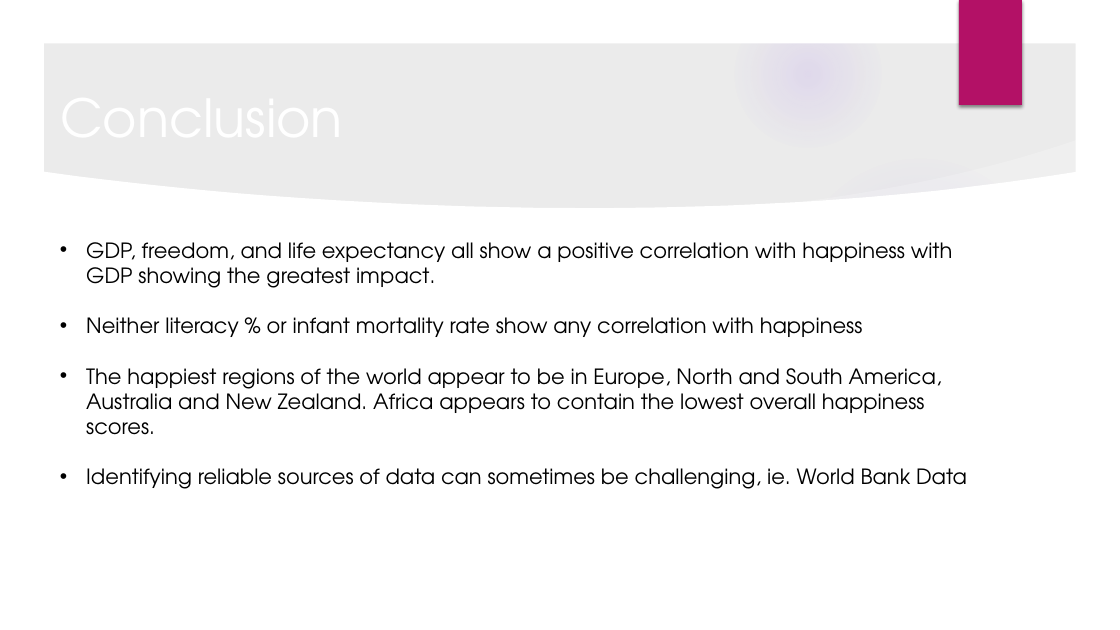
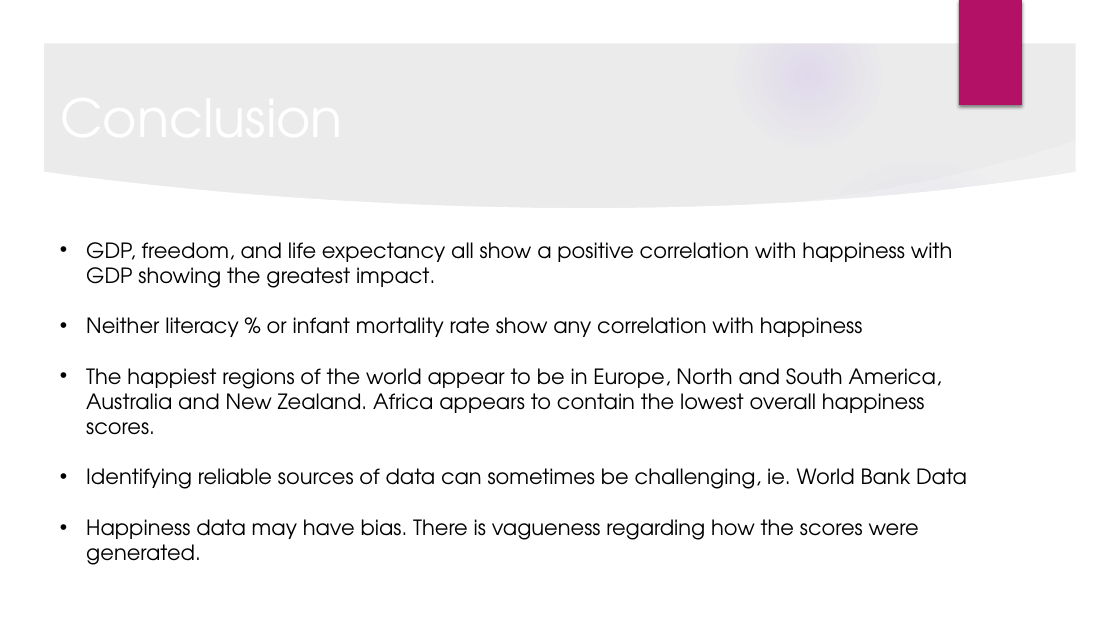
Before and after one commit to setholindaman/Group-Project-1, a slide deck: slide 13 of Happiness vs Indicators_consolidated.pptx. Drawn at 1120x630 pixels with LibreOffice and Linux fonts; fonts in the diff are those of the drawing; background and template pictures are left out. Boxes give left, top, right and bottom in pixels: in the first picture for what was removed or moved away, otherwise in the second. Text is boxed around its words. In the diff, an @@ line names an element or a change of style, - is before the commit and + after.

```diff
--- a/Happiness vs Indicators_consolidated.pptx
+++ b/Happiness vs Indicators_consolidated.pptx
@@ text at <box>86,519,919,565</box>: paragraph added @@
+• Happiness data may have bias. There is vagueness regarding how the scores were generated.
```
Also in this commit, not shown: 3 other slides changed, 26 other files.
